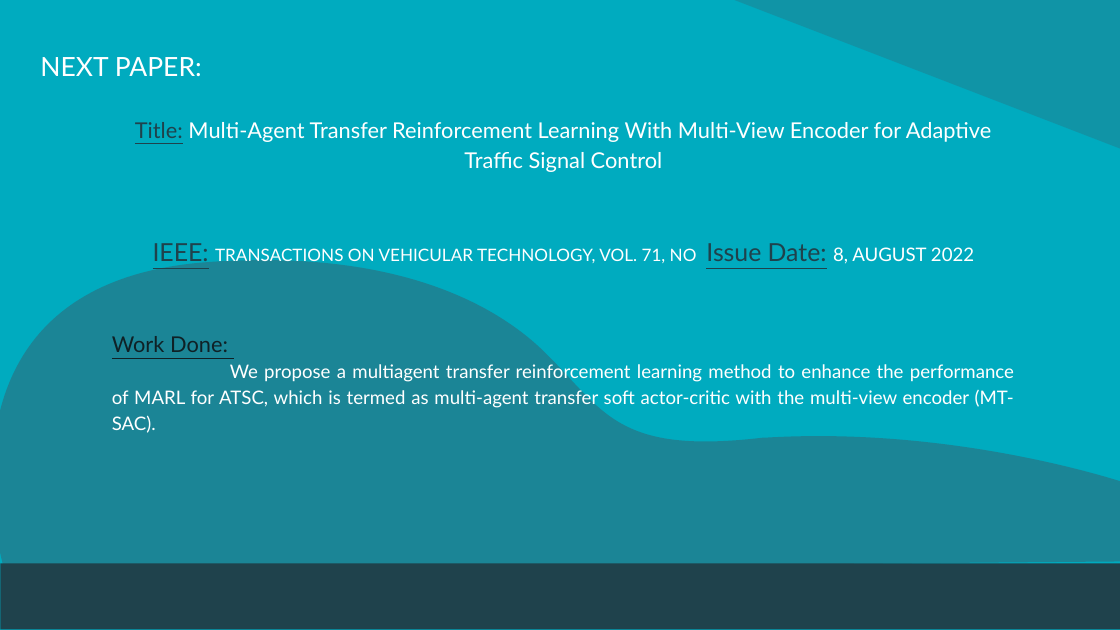
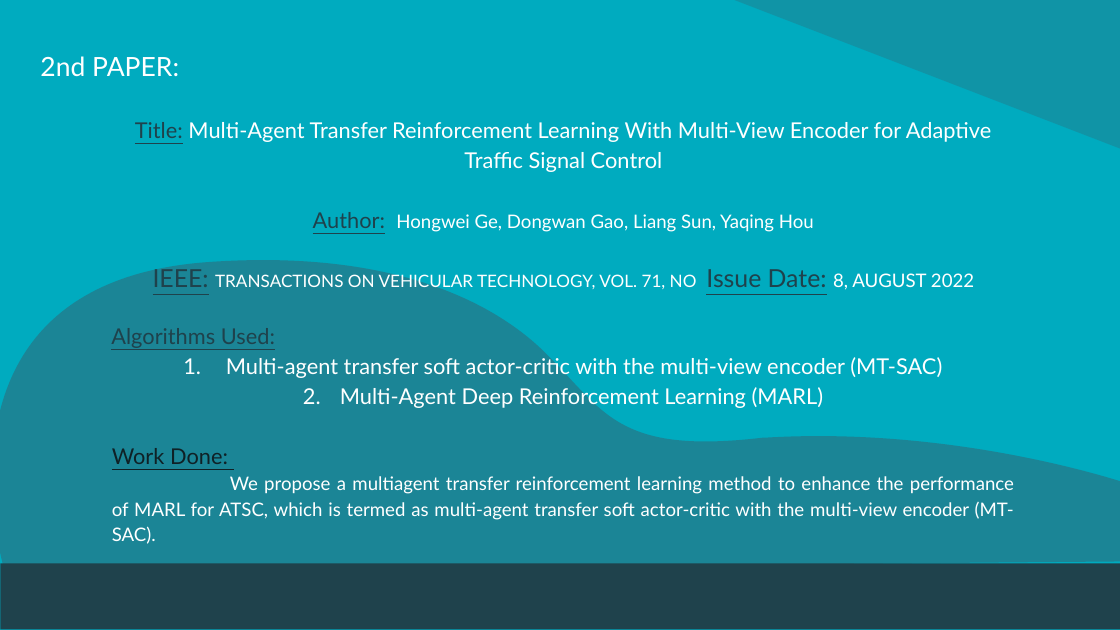
Before and after one commit to Namasivaayam-L/ResearchLab, a slide deck: slide 7 of Automatic Traffic Signal Control System.pptx (slide 10 before the commit). Drawn at 1120x630 pixels with LibreOffice and Linux fonts; fonts in the diff are those of the drawing. Boxes give left, top, right and bottom in pixels: in the first picture for what was removed or moved away, otherwise in the second. Text is boxed around its words. In the diff, an @@ line names an element or a change of style, - is before the commit and + after.

```diff
--- a/Automatic Traffic Signal Control System.pptx
+++ b/Automatic Traffic Signal Control System.pptx
@@ title at (x1=40, y1=56, x2=179, y2=76): text changed @@
-NEXT PAPER:
+2nd PAPER:
@@ text at (x1=313, y1=212, x2=814, y2=232): paragraph added @@
+Author: Hongwei Ge, Dongwan Gao, Liang Sun, Yaqing Hou
@@ text at (x1=111, y1=328, x2=942, y2=409): paragraphs added @@
+Algorithms Used:
+1. Multi-agent transfer soft actor-critic with the multi-view encoder (MT-SAC)
+2. Multi-Agent Deep Reinforcement Learning (MARL)
```
Also in this commit, not shown: 11 other slides changed, 1 slide added, 3 slides removed, 1 other file.
